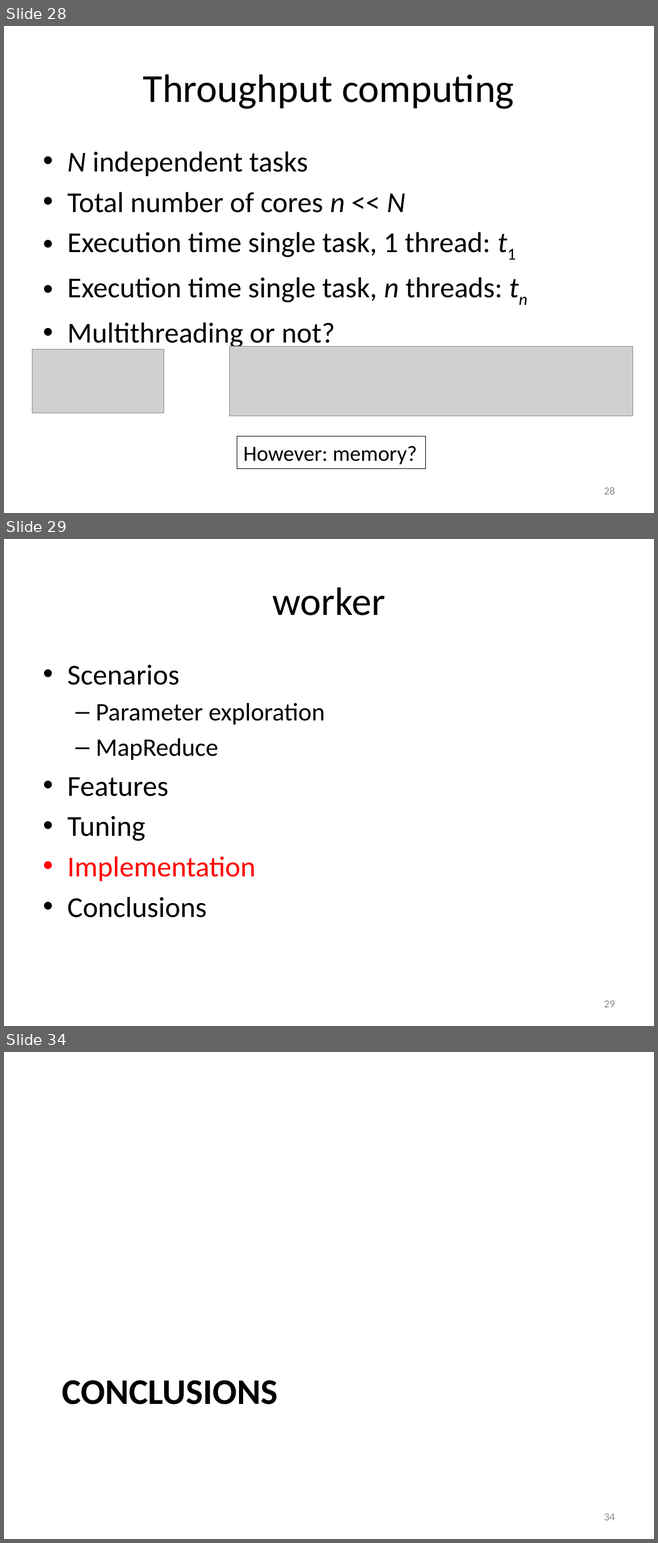
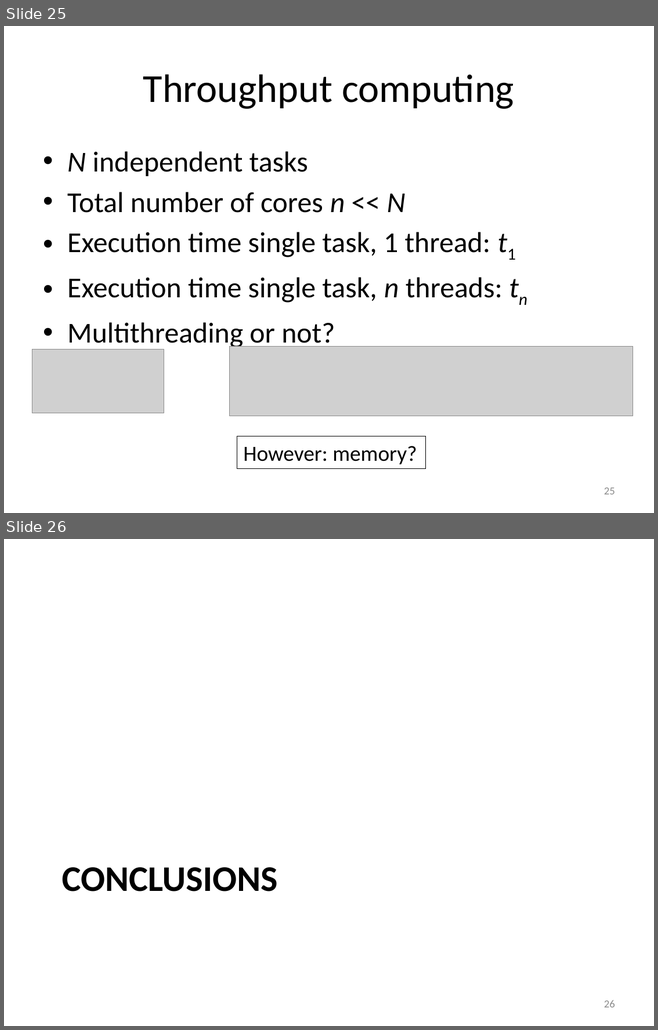
Before and after one commit to gjbex/atools, a slide deck: atools.pptx. Shown one above the other, each under a label of ours: slides 28, 29 and 34 before the commit, slides 25 and 26 after it; the slides between them are not shown. The pictures are 658x1543 and 658x1030 pixels, drawn with LibreOffice and Linux fonts; fonts in the diff are those of the drawing; grey boxes stand for pictures. Boxes give left, top, right and bottom in pixels: in the first picture for what was removed or moved away, otherwise in the second. Text is boxed around its words. In the diff, an @@ line names an element or a change of style, - is before the commit and + after.

```diff
--- a/atools.pptx
+++ b/atools.pptx
@@ slide 29 removed at (x1=4, y1=539, x2=654, y2=1026), background #FFFFFF @@
@@ title removed at (x1=272, y1=587, x2=385, y2=616) @@
-worker
@@ text removed at (x1=67, y1=664, x2=325, y2=918) @@
-• Scenarios
-  – Parameter exploration
-  – MapReduce
-• Features
-• Tuning
-• Implementation
-• Conclusions
@@ page number removed at (x1=604, y1=1001, x2=615, y2=1008) @@
-29
@@ what was slide 28 is now slide 25 @@
@@ page number at (x1=604, y1=488, x2=615, y2=495): text changed @@
-28
+25
@@ what was slide 34 is now slide 26 @@
@@ page number at (x1=604, y1=1000, x2=615, y2=1008): text changed @@
-34
+26
```
Also in this commit, not shown: 11 slides changed, 1 slide added, 8 other slides removed.
